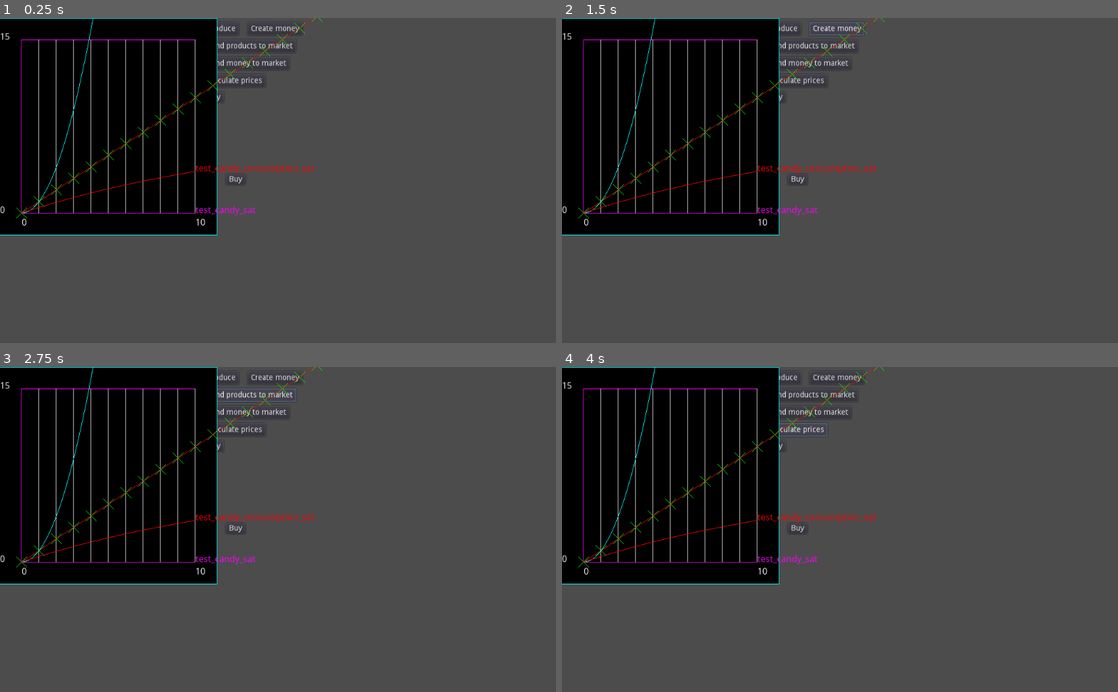
Above: before the commit, frames 1-4 (two rows, left to right).
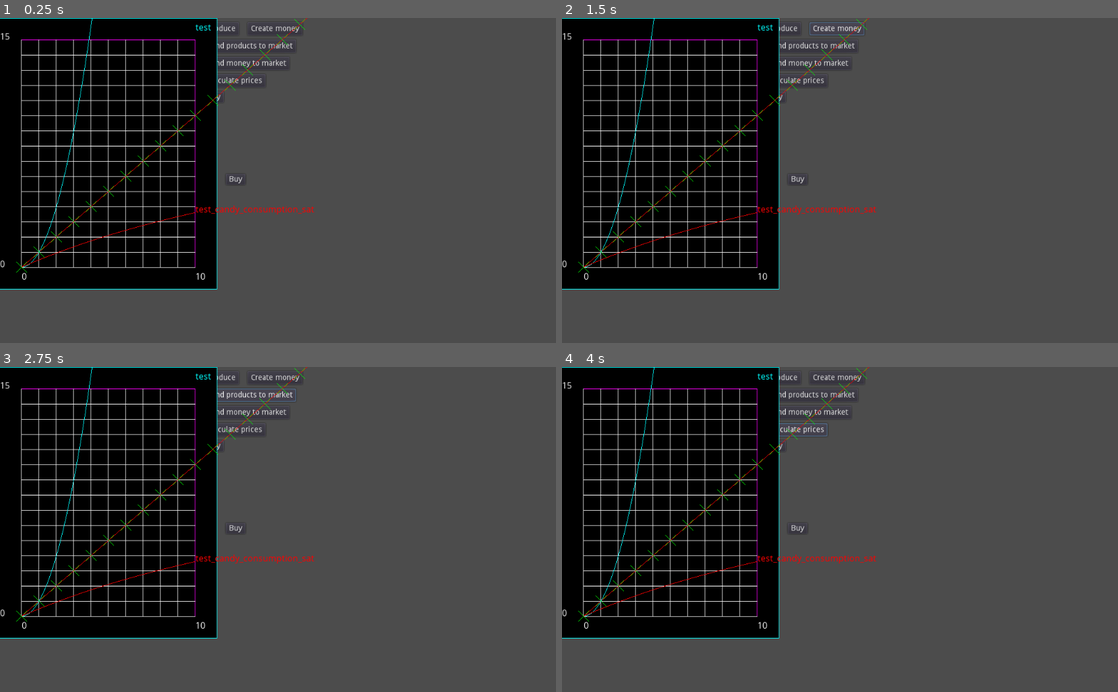
Above: after the commit, the same moments.

Repository: carlostgit/Fiat2
Game: Godot game, scene res://Fiat.tscn
The game is run twice, just before and just after one commit, with the same random seed, the same clock (stepped at 60 frames per second) and the same inputs.
Inputs:
- Up to frame 1 (0.25 s): no input
- Up to frame 2 (1.5 s): click "Produce" at 0.5 s; click "Create money" at 1.25 s
- Up to frame 3 (2.75 s): click "Send products to market" at 2 s
- Up to frame 4 (4 s): click "Send money to market" at 2.75 s; click "Calculate prices" at 3.5 s

The runs differ from the first frame. In frame 1, 9.7% of the frame differs, in the area x 0-58%, y 0-84%; in frame 2, 9.7%; in frame 3, 9.7%; in frame 4, 9.7%.

Commit message:
Mejoras en Plotter: para añadir una cuadrícula, que se vean siempre las etiquetas de las gráficas, etc.

Diff:
--- a/Plotter/Plotter.gd
+++ b/Plotter/Plotter.gd
@@ -49,6 +49,9 @@
 #	_func_array.append(test_funcref)
 #	#_label_array.append("test")
 #	_func_label_dict[test_funcref]="test"
+	updated_size()
+
+
 	pass
 
 func clear():
@@ -108,6 +111,7 @@
 
 
 func _init(x_max_arg:float=5, y_max_arg:float=10, left_margin_arg:float=40, right_margin_arg:float=40, top_margin_arg:float=40, bottom_margin_arg:float=40, points_calculated_arg=100):
+	self.connect("item_rect_changed",self,"updated_size")
 	init(x_max_arg, y_max_arg, left_margin_arg, right_margin_arg, top_margin_arg, bottom_margin_arg, points_calculated_arg)
 
 func init(x_max_arg:float, y_max_arg:float, left_margin_arg:float=40, right_margin_arg:float=40, top_margin_arg:float=40, bottom_margin_arg:float=40, points_calculated_arg=100):
@@ -187,9 +191,6 @@
 
 func draw_background():
 
-
-
-
 	var rect_width:float = self.get_rect().size.x
 	var rect_height:float = self.get_rect().size.y
 
@@ -211,17 +212,26 @@
 	#
 
 	#Línea y
-	_canvas_item.draw_line(Vector2(_left_margin,_height+_top_margin),Vector2(_width+_left_margin,_height+_top_margin), Color(1,1,1))
+	_canvas_item.draw_line(Vector2(_left_margin,_height+_top_margin),Vector2(_left_margin,_top_margin), Color(1,1,1))
 
 	#Dibujo la linea del y=1
 #	_canvas_item.draw_line(Vector2(_left_margin,_height+_top_margin-1*_y_zoom),Vector2(_width+_left_margin,_height+_top_margin-1*_y_zoom), Color(1,1,1)) #Value of 1 line
 
+	#Dibujo de líneas horizontales
+	for line_y in self._max_y:
+		if (line_y>0 and line_y < self._max_y):
+			_canvas_item.draw_line(Vector2(_left_margin,_height+_top_margin-line_y*_y_zoom),Vector2(_width+_left_margin,_height+_top_margin-line_y*_y_zoom), Color(1,1,1)) #Value of 1 line
+
+	#10 líneas verticales
+#	for line in range(1,10):
+#		_canvas_item.draw_line(Vector2((line*_total_num_of_calculated_points/10)*_width_per_calculated_point+_left_margin,_height+_top_margin),Vector2((line*_total_num_of_calculated_points/10)*_width_per_calculated_point+_left_margin,_top_margin), Color(1,1,1)) #Cuantity of 50 line
+
+	for line_x in self._max_x:
+		if (line_x>0 and line_x<self._max_x):
+			_canvas_item.draw_line(Vector2(line_x*_x_zoom+_left_margin,_height+_top_margin),Vector2(line_x*_x_zoom+_left_margin,_top_margin), Color(1,1,1))
+
 	#Línea x
-	_canvas_item.draw_line(Vector2(_total_num_of_calculated_points*_width_per_calculated_point+_left_margin,_height+_top_margin),Vector2(_total_num_of_calculated_points*_width_per_calculated_point+_left_margin,_top_margin), Color(1,1,1)) #Cuantity of 100 line
-
-	#10 líneas verticales
-	for line in range(1,10):
-		_canvas_item.draw_line(Vector2((line*_total_num_of_calculated_points/10)*_width_per_calculated_point+_left_margin,_height+_top_margin),Vector2((line*_total_num_of_calculated_points/10)*_width_per_calculated_point+_left_margin,_top_margin), Color(1,1,1)) #Cuantity of 50 line
+	_canvas_item.draw_line(Vector2(_left_margin,_height+_top_margin),Vector2(_left_margin+_width,_height+_top_margin), Color(1,1,1)) #Cuantity of 100 line
 
 	var font_size_y:float = _font.get_string_size("0").y
 
@@ -269,7 +279,12 @@
 		last_y = _height+_top_margin-y2
 
 
-	_canvas_item.draw_string(_font,Vector2(last_x, last_y),label_arg,color_arg)
+	var label_pos:Vector2 = Vector2(last_x,last_y)
+	var font_size_y:float = _font.get_string_size("0").y
+	if (last_y<font_size_y):
+		label_pos.y=font_size_y;
+#
+	_canvas_item.draw_string(_font,label_pos,label_arg,color_arg)
 #	_canvas_item.draw_line(Vector2(last_x, last_y),Vector2(last_x+10, last_y+10),color_arg)
 
 
--- a/PriceCalculation/PriceCalculationTester.gd
+++ b/PriceCalculation/PriceCalculationTester.gd
@@ -22,7 +22,8 @@
 	var y_max:float = 15
 	var plotter:Plotter = Plotter.new(x_max,y_max)
 	plotter.set_size(Vector2(400,400))
-	plotter.updated_size()
+	plotter.set_size(Vector2(400,500))
+#	plotter.updated_size()
 
 	self.call_deferred("add_child",plotter)
 
@@ -96,10 +97,9 @@
 	var func_args_array = ["candy_consumption",satisfaction_calculator]
 	plotter.add_func_ref(func_calc_satisf, func_args_array, "test_candy_consumption_sat",Color(1,0,0) )
 
-	var func_calc_satisf_2 = funcref(self,"test_satisfaction")
-#	var func_args_array = ["candy",satisfaction_calculator]
-	var func_args_array_2 = ["candy",satisfaction_calculator]
-	plotter.add_func_ref(func_calc_satisf_2, func_args_array_2, "test_candy_sat", Color(1,0,1) )
+#	var func_calc_satisf_2 = funcref(self,"test_satisfaction")
+#	var func_args_array_2 = ["candy",satisfaction_calculator]
+#	plotter.add_func_ref(func_calc_satisf_2, func_args_array_2, "test_candy_sat", Color(1,0,1) )
 
 ##	var test:float = test_satisfaction(100.0, "candy_consumption", satisfaction_calculator)
 #	var test:float = test_satisfaction(5,"candy_consumption",satisfaction_calculator)
Not shown: 1 places in Fiat.tscn that only renumber resources
